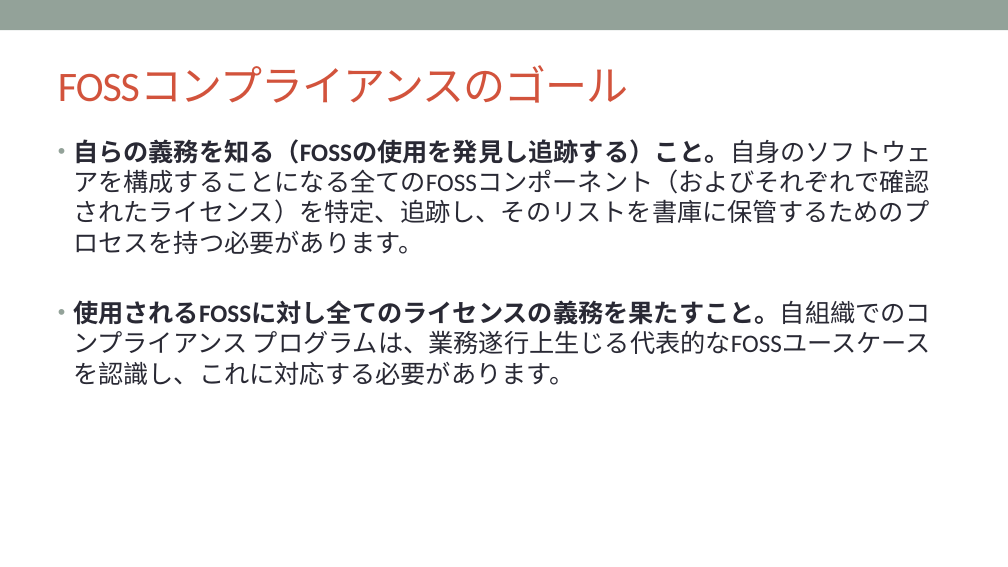
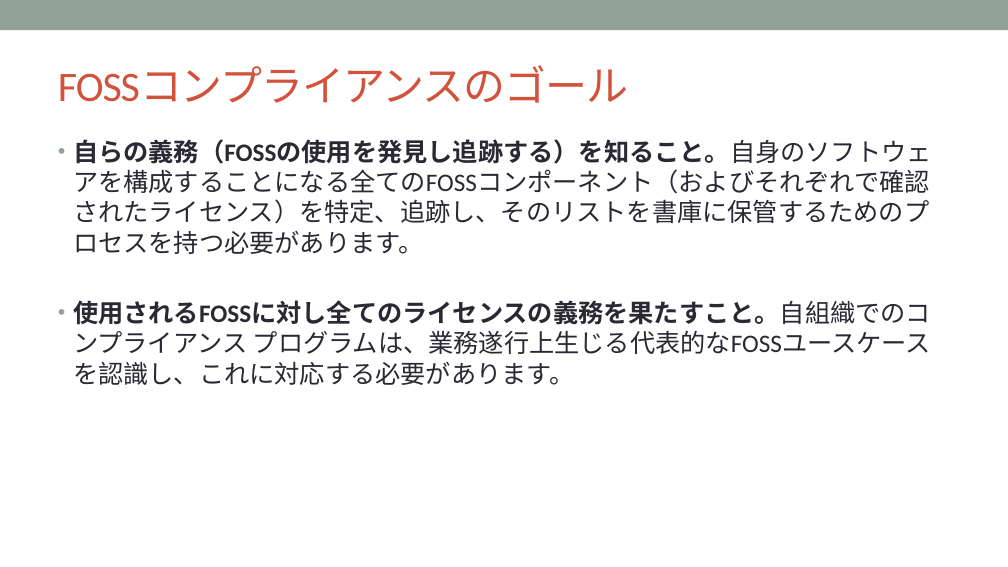
Before and after one commit to OpenChain-Project/Curriculum-Translation-JP, a slide deck: slide 23 of target/openchain-curriculum-release-2.pptx. Drawn at 1008x567 pixels with LibreOffice and Linux fonts; fonts in the diff are those of the drawing; background and template pictures are left out. Boxes give left, top, right and bottom in pixels: in the first picture for what was removed or moved away, otherwise in the second. Text is boxed around its words. In the diff, an @@ line names an element or a change of style, - is before the commit and + after.

```diff
--- a/target/openchain-curriculum-release-2.pptx
+++ b/target/openchain-curriculum-release-2.pptx
@@ text at (x1=73, y1=139, x2=932, y2=254): text changed @@
-• 自らの義務を知る（FOSSの使用を発見し追跡する）こと。自身のソフトウェアを構成することになる全てのFOSSコンポーネント（およびそれぞれで確認されたライセンス）を特定、追跡し、そのリストを書庫に保管するためのプロセスを持つ必要があります。
+• 自らの義務（FOSSの使用を発見し追跡する）を知ること。自身のソフトウェアを構成することになる全てのFOSSコンポーネント（およびそれぞれで確認されたライセンス）を特定、追跡し、そのリストを書庫に保管するためのプロセスを持つ必要があります。
```
Also in this commit, not shown: 38 other slides changed, 6 other files.
